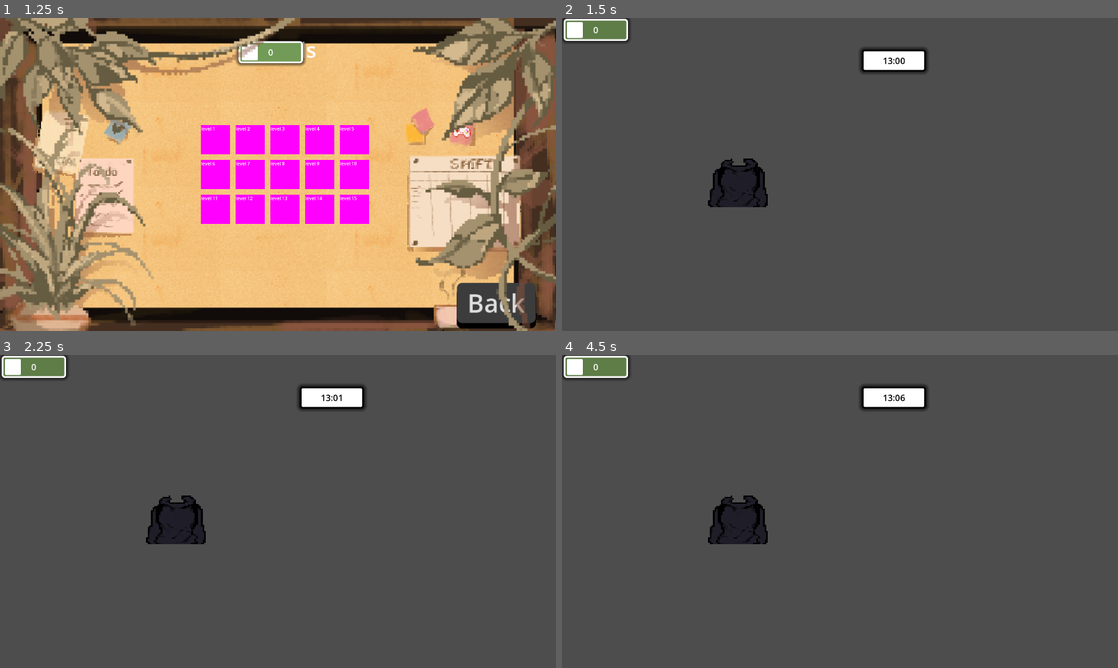
Above: before the commit, frames 1-4 (two rows, left to right).
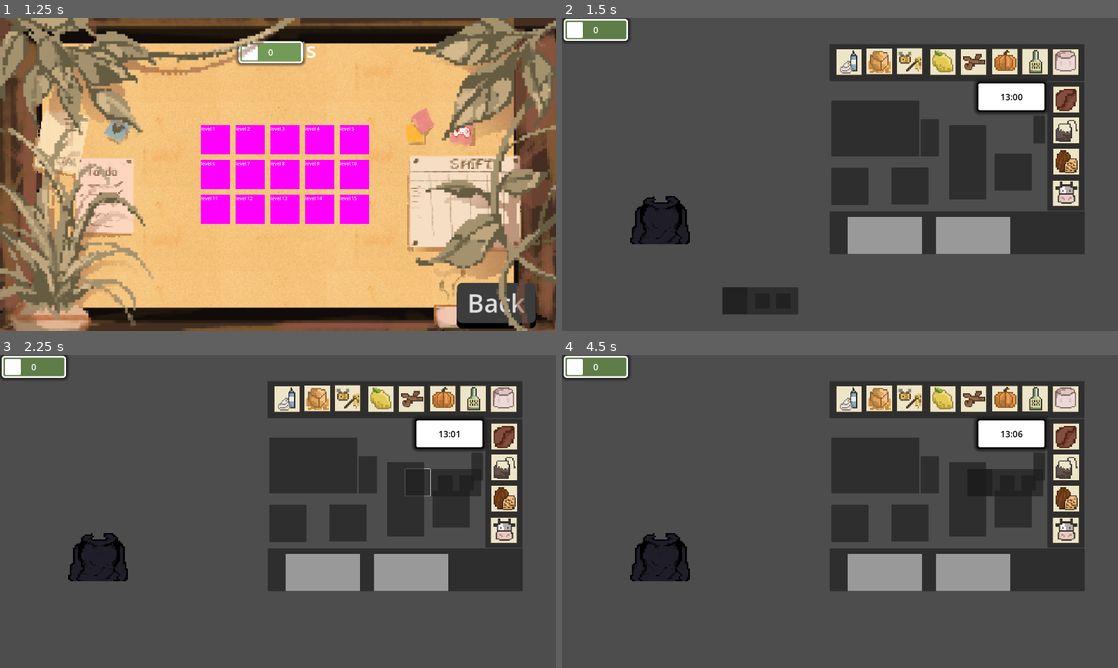
Above: after the commit, the same moments.

Repository: Project-Pixel-UoS/Brew-n-Buzz
Game: Godot game, scene res://scenes/main_menu.tscn
Two runs of this game, one before a commit and one after it. Both use one fixed random seed, a clock stepped at 60 frames per second and the inputs below.
Inputs (mouse positions are in pixels of both pictures, inside the frame that each line leads up to):
- Up to frame 1 (1.25 s): click (278, 208) at 0.5 s
- Up to frame 2 (1.5 s): click "level 1" at 1.25 s
- Up to frame 3 (2.25 s): click (172, 636) at 2.02 s
- Up to frame 4 (4.5 s): click (1006, 483) at 2.77 s; click (1029, 483) at 3.52 s; click (1067, 530) at 4.27 s

Frame 1 is identical in both runs. In frame 2, 26% of the frame differs, in the area x 12-94%, y 8-95%; in frame 3, 26%; in frame 4, 26%.

Commit message:
[chore]: Block out kitchen panel using objects

Diff:
--- a/scenes/level_1.tscn
+++ b/scenes/level_1.tscn
@@ -1,10 +1,23 @@
-[gd_scene load_steps=9 format=3 uid="uid://clguhfei4o2fg"]
+[gd_scene load_steps=24 format=3 uid="uid://clguhfei4o2fg"]
 
 [ext_resource type="Script" path="res://scenes/money_counter.gd" id="2_4qq85"]
 [ext_resource type="Script" path="res://scenes/level_manager.gd" id="2_q7cu4"]
 [ext_resource type="Script" path="res://scenes/timer.gd" id="3_sh0uv"]
 [ext_resource type="PackedScene" uid="uid://n7usixvpisr4" path="res://scenes/platform.tscn" id="4_kra0f"]
 [ext_resource type="PackedScene" uid="uid://boyudpbxnh87s" path="res://scenes/object.tscn" id="5_6bfpp"]
+[ext_resource type="Script" path="res://scenes/tea_drawer.gd" id="6_7ydoj"]
+[ext_resource type="Texture2D" uid="uid://bej466ttippun" path="res://images/kitchen panel/ingredients/milk.PNG" id="7_6t2pv"]
+[ext_resource type="Texture2D" uid="uid://cholgudtx35vj" path="res://images/kitchen panel/ingredients/coffeebean.PNG" id="8_bvyag"]
+[ext_resource type="Texture2D" uid="uid://brgx44mv1up15" path="res://images/kitchen panel/ingredients/cocoabean.PNG" id="9_ib0ym"]
+[ext_resource type="Texture2D" uid="uid://c3vgqimow5qnu" path="res://images/kitchen panel/ingredients/whippedcream.PNG" id="10_2da5q"]
+[ext_resource type="Texture2D" uid="uid://0m7hc17rio08" path="res://images/kitchen panel/ingredients/marshmallows.PNG" id="11_huvnx"]
+[ext_resource type="Texture2D" uid="uid://cra7ey65ac01n" path="res://images/kitchen panel/ingredients/cinnamonsticks.PNG" id="12_fl4k1"]
+[ext_resource type="Texture2D" uid="uid://bv21buat5ru68" path="res://images/kitchen panel/ingredients/liquor.PNG" id="13_ukxhq"]
+[ext_resource type="Texture2D" uid="uid://chhg3bdelfhie" path="res://images/kitchen panel/ingredients/honey.PNG" id="14_yfrnt"]
+[ext_resource type="Texture2D" uid="uid://cd65qjd357183" path="res://images/kitchen panel/ingredients/lemon.PNG" id="15_fbm44"]
+[ext_resource type="Texture2D" uid="uid://c8uo4vwkrjvxa" path="res://images/kitchen panel/ingredients/caramel.PNG" id="16_xaw5t"]
+[ext_resource type="Texture2D" uid="uid://fxklg6y5jju4" path="res://images/kitchen panel/ingredients/teabag(black tea).PNG" id="17_tk8mh"]
+[ext_resource type="Texture2D" uid="uid://dp7fj8v05cdu1" path="res://images/kitchen panel/ingredients/pumpkin.PNG" id="18_753bm"]
 
 [sub_resource type="StyleBoxFlat" id="StyleBoxFlat_33rai"]
 bg_color = Color(1, 1, 1, 1)
@@ -39,6 +52,10 @@
 corner_radius_bottom_right = 4
 corner_radius_bottom_left = 4
 
+[sub_resource type="StyleBoxFlat" id="StyleBoxFlat_opiph"]
+
+[sub_resource type="StyleBoxFlat" id="StyleBoxFlat_jvdqx"]
+
 [node name="Level1" type="Node2D"]
 
 [node name="LevelManager" type="Node" parent="."]
@@ -48,10 +65,10 @@
 anchors_preset = 5
 anchor_left = 0.5
 anchor_right = 0.5
-offset_left = 1035.0
-offset_top = 109.0
-offset_right = 1257.0
-offset_bottom = 185.0
+offset_left = 1432.0
+offset_top = 220.0
+offset_right = 1672.0
+offset_bottom = 324.0
 grow_horizontal = 2
 theme_override_styles/panel = SubResource("StyleBoxFlat_33rai")
 
@@ -128,15 +145,230 @@
 script = ExtResource("2_4qq85")
 
 [node name="platform3" parent="." instance=ExtResource("4_kra0f")]
-position = Vector2(344, 330)
+position = Vector2(75, 459)
 
 [node name="platform2" parent="." instance=ExtResource("4_kra0f")]
-position = Vector2(903, 484)
+position = Vector2(619, 641)
 
 [node name="platform" parent="." instance=ExtResource("4_kra0f")]
-position = Vector2(753, 298)
+position = Vector2(484, 427)
 
 [node name="object" parent="." instance=ExtResource("5_6bfpp")]
-position = Vector2(608, 505)
+position = Vector2(339, 634)
+
+[node name="PullOutButton" type="Panel" parent="."]
+offset_left = 1628.0
+offset_top = 433.0
+offset_right = 1724.0
+offset_bottom = 473.0
+rotation = -1.5708
+
+[node name="BottomPanel" type="Panel" parent="."]
+offset_left = 925.0
+offset_top = 667.0
+offset_right = 1805.0
+offset_bottom = 815.0
+
+[node name="VerticalPanel" type="Panel" parent="."]
+offset_left = 1676.0
+offset_top = 221.0
+offset_right = 1804.0
+offset_bottom = 665.0
+
+[node name="HorizontalPanel" type="Panel" parent="."]
+offset_left = 924.0
+offset_top = 90.0
+offset_right = 1804.0
+offset_bottom = 218.0
+
+[node name="Ingredients" type="Node" parent="."]
+
+[node name="TeaDrawer" type="Panel" parent="Ingredients"]
+offset_left = 554.0
+offset_top = 929.0
+offset_right = 815.71
+offset_bottom = 1023.0
+
+[node name="DrawerButton" type="Button" parent="Ingredients/TeaDrawer"]
+unique_name_in_owner = true
+layout_mode = 0
+offset_right = 86.0
+offset_bottom = 92.0
+script = ExtResource("6_7ydoj")
+
+[node name="Tea1" type="Button" parent="Ingredients/TeaDrawer"]
+layout_mode = 0
+offset_left = 113.0
+offset_top = 22.0
+offset_right = 163.0
+offset_bottom = 73.0
+
+[node name="Tea2" type="Button" parent="Ingredients/TeaDrawer"]
+layout_mode = 0
+offset_left = 186.0
+offset_top = 22.0
+offset_right = 236.0
+offset_bottom = 73.0
+
+[node name="Milk" type="TextureButton" parent="Ingredients"]
+texture_filter = 1
+offset_left = 1692.0
+offset_top = 557.0
+offset_right = 1788.0
+offset_bottom = 653.0
+texture_normal = ExtResource("7_6t2pv")
+stretch_mode = 0
+
+[node name="Coffee" type="TextureButton" parent="Ingredients"]
+texture_filter = 1
+offset_left = 1693.0
+offset_top = 233.0
+offset_right = 1789.0
+offset_bottom = 329.0
+texture_normal = ExtResource("8_bvyag")
+stretch_mode = 0
+
+[node name="Cocoa" type="TextureButton" parent="Ingredients"]
+texture_filter = 1
+offset_left = 1693.0
+offset_top = 448.0
+offset_right = 1789.0
+offset_bottom = 544.0
+texture_normal = ExtResource("9_ib0ym")
+stretch_mode = 0
+
+[node name="WhippedCream" type="TextureButton" parent="Ingredients"]
+texture_filter = 1
+offset_left = 943.0
+offset_top = 104.0
+offset_right = 1039.0
+offset_bottom = 200.0
+texture_normal = ExtResource("10_2da5q")
+stretch_mode = 0
+
+[node name="Marshmallows" type="TextureButton" parent="Ingredients"]
+texture_filter = 1
+offset_left = 1691.0
+offset_top = 104.0
+offset_right = 1787.0
+offset_bottom = 200.0
+texture_normal = ExtResource("11_huvnx")
+stretch_mode = 0
+
+[node name="CinnamonSticks" type="TextureButton" parent="Ingredients"]
+texture_filter = 1
+offset_left = 1373.0
+offset_top = 104.0
+offset_right = 1469.0
+offset_bottom = 200.0
+texture_normal = ExtResource("12_fl4k1")
+stretch_mode = 0
+
+[node name="Liquor" type="TextureButton" parent="Ingredients"]
+texture_filter = 1
+offset_left = 1586.0
+offset_top = 103.0
+offset_right = 1682.0
+offset_bottom = 199.0
+texture_normal = ExtResource("13_ukxhq")
+stretch_mode = 0
+
+[node name="Honey" type="TextureButton" parent="Ingredients"]
+texture_filter = 1
+offset_left = 1152.0
+offset_top = 101.0
+offset_right = 1248.0
+offset_bottom = 197.0
+texture_normal = ExtResource("14_yfrnt")
+stretch_mode = 0
+
+[node name="Lemon" type="TextureButton" parent="Ingredients"]
+texture_filter = 1
+offset_left = 1267.0
+offset_top = 104.0
+offset_right = 1363.0
+offset_bottom = 200.0
+texture_normal = ExtResource("15_fbm44")
+stretch_mode = 0
+
+[node name="Caramel" type="TextureButton" parent="Ingredients"]
+texture_filter = 1
+offset_left = 1048.0
+offset_top = 102.0
+offset_right = 1144.0
+offset_bottom = 198.0
+texture_normal = ExtResource("16_xaw5t")
+stretch_mode = 0
+
+[node name="BlackTea" type="TextureButton" parent="Ingredients"]
+texture_filter = 1
+offset_left = 1693.0
+offset_top = 340.0
+offset_right = 1789.0
+offset_bottom = 436.0
+texture_normal = ExtResource("17_tk8mh")
+stretch_mode = 0
+
+[node name="Seasonal" type="TextureButton" parent="Ingredients"]
+texture_filter = 1
+offset_left = 1481.0
+offset_top = 103.0
+offset_right = 1577.0
+offset_bottom = 199.0
+texture_normal = ExtResource("18_753bm")
+stretch_mode = 0
+
+[node name="Machines" type="Node" parent="."]
+
+[node name="Prep" type="Panel" parent="Machines"]
+offset_left = 930.0
+offset_top = 517.0
+offset_right = 1058.0
+offset_bottom = 645.0
+
+[node name="Grinder" type="Panel" parent="Machines"]
+offset_left = 1337.0
+offset_top = 370.0
+offset_right = 1465.0
+offset_bottom = 626.0
+
+[node name="GroupHandle" type="Panel" parent="Machines"]
+offset_left = 1238.0
+offset_top = 349.0
+offset_right = 1302.0
+offset_bottom = 477.0
+
+[node name="CoffeeMachine" type="Panel" parent="Machines"]
+offset_left = 930.0
+offset_top = 285.0
+offset_right = 1234.0
+offset_bottom = 477.0
+
+[node name="Guidebook" type="Panel" parent="Machines"]
+offset_left = 1292.0
+offset_top = 686.0
+offset_right = 1548.0
+offset_bottom = 814.0
+theme_override_styles/panel = SubResource("StyleBoxFlat_opiph")
+
+[node name="Bin" type="Panel" parent="Machines"]
+offset_left = 987.0
+offset_top = 686.0
+offset_right = 1243.0
+offset_bottom = 814.0
+theme_override_styles/panel = SubResource("StyleBoxFlat_jvdqx")
+
+[node name="Mugs" type="Panel" parent="Machines"]
+offset_left = 1138.0
+offset_top = 516.0
+offset_right = 1266.0
+offset_bottom = 644.0
+
+[node name="Frother" type="Panel" parent="Machines"]
+offset_left = 1494.0
+offset_top = 468.0
+offset_right = 1622.0
+offset_bottom = 596.0
 
 [connection signal="timeout" from="TimerContainer/Timer" to="TimerContainer/Timer" method="_on_timeout"]
+[connection signal="pressed" from="Ingredients/TeaDrawer/DrawerButton" to="Ingredients/TeaDrawer/DrawerButton" method="drawer_press"]
--- /dev/null
+++ b/scenes/tea_drawer.gd
@@ -0,0 +1,20 @@
+extends Button
+
+var target : Control
+var button_position : Vector2
+var new_position = Vector2(1400,394)
+var old_position = Vector2(1477,394)
+var been_pressed = false
+
+# Called when the node enters the scene tree for the first time.
+func _ready() -> void:
+	target = get_parent()
+	button_position = target.position
+
+func drawer_press() -> void:
+	if !been_pressed:
+		been_pressed = true
+		target.position = button_position.lerp(new_position,1)
+	else:
+		been_pressed = false
+		target.position = new_position.lerp(old_position,1)
Binary file added: images/kitchen panel/ingredients/caramel.PNG
Not shown, added: images/kitchen panel/ingredients/caramel.PNG.import
Binary file added: images/kitchen panel/ingredients/cinnamonsticks.PNG
Not shown, added: images/kitchen panel/ingredients/cinnamonsticks.PNG.import
Binary file added: images/kitchen panel/ingredients/cocoabean.PNG
Not shown, added: images/kitchen panel/ingredients/cocoabean.PNG.import
Binary file added: images/kitchen panel/ingredients/coffeebean.PNG
Not shown, added: images/kitchen panel/ingredients/coffeebean.PNG.import
Binary file added: images/kitchen panel/ingredients/honey.PNG
Not shown, added: images/kitchen panel/ingredients/honey.PNG.import
Binary file added: images/kitchen panel/ingredients/lemon.PNG
Not shown, added: images/kitchen panel/ingredients/lemon.PNG.import
(and 12 more such lines)
